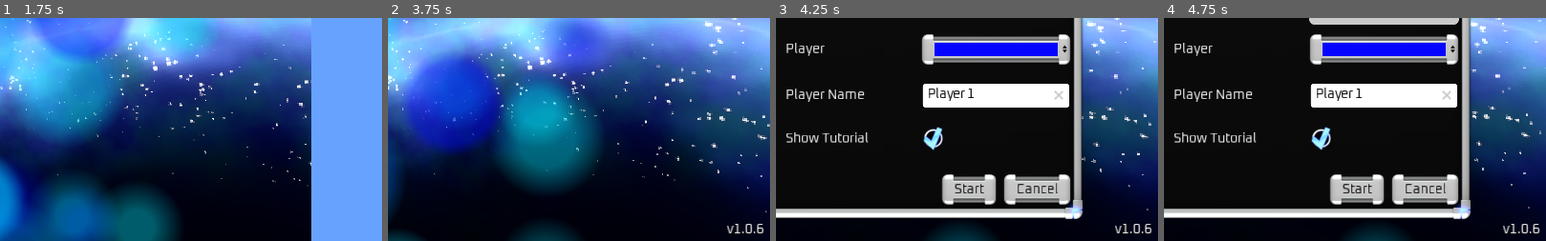
Above: before the commit, frames 1-4 (left to right).
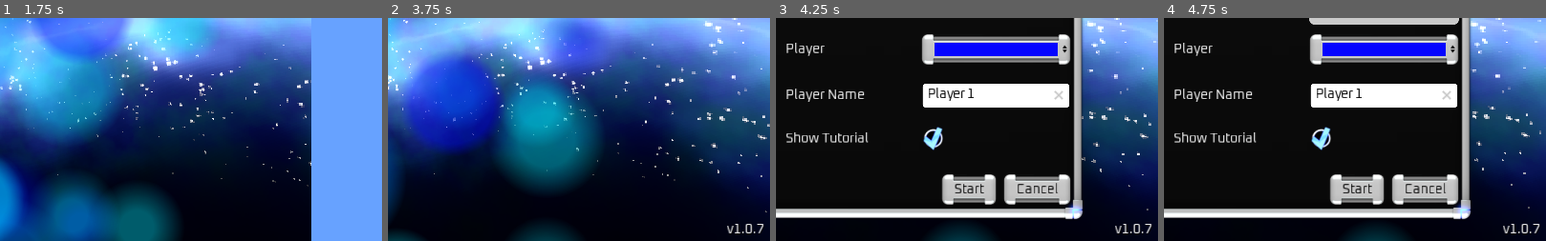
Above: after the commit, the same moments.

Repository: ATryder/CarpeDiem
Game: Godot game, scene res://scenes/UI/menus/MainMenu.tscn
Two runs of this game, one before a commit and one after it. Both use one fixed random seed, a clock stepped at 60 frames per second and the inputs below. The engine's default icon, where the game draws it, is replaced by a stand-in: a white triangle on a blue panel in a dark square. Sound files missing from this copy of the repository are replaced by a short silence.
Inputs:
- Up to frame 1 (1.75 s): click "New" at 0.5 s; click "New" at 1.25 s
- Up to frame 2 (3.75 s): click "Prologue" at 2 s; click "Prologue" at 2.75 s; click "New" at 3.5 s
- Up to frame 3 (4.25 s): no input
- Up to frame 4 (4.75 s): click "Easy" at 4.25 s
The pictures show only the part of the screen within x 50-100%, y 50-100%; the shares and areas given below are measured in that part.

Frame 1 is identical in both runs. In frame 2, less than 0.1% of the frame differs, in the area x 96-99%, y 92-97%; in frame 3, less than 0.1%; in frame 4, less than 0.1%.

Commit message:
Fixed an issue that would allow a command station to be placed without access to stars or asteroids if there were stars and or asteroids within it's collection range that were currently collected by another command station. Also updated to Godot Engine 3.3.2.

Diff:
--- a/scripts/Globals.gd
+++ b/scripts/Globals.gd
@@ -1,7 +1,7 @@
 extends Node
 
 const VERSION_INT := 3
-const VERSION := "1.0.6"
+const VERSION := "1.0.7"
 
 const BASE_TILE_SIZE = 16.0
 const TILE_WIDTH = 16.0
--- a/scripts/game/UI/ActionButtons.gd
+++ b/scripts/game/UI/ActionButtons.gd
@@ -281,6 +281,8 @@
 	var stars = 0
 	var asteroids = 0
 	for t in collectionTiles:
+		if !t.collectors.empty():
+			continue
 		if t.has_star():
 			stars += 1
 		if t.has_asteroid():
Not shown, changed: export_presets.cfg
Not shown, changed: README.md
